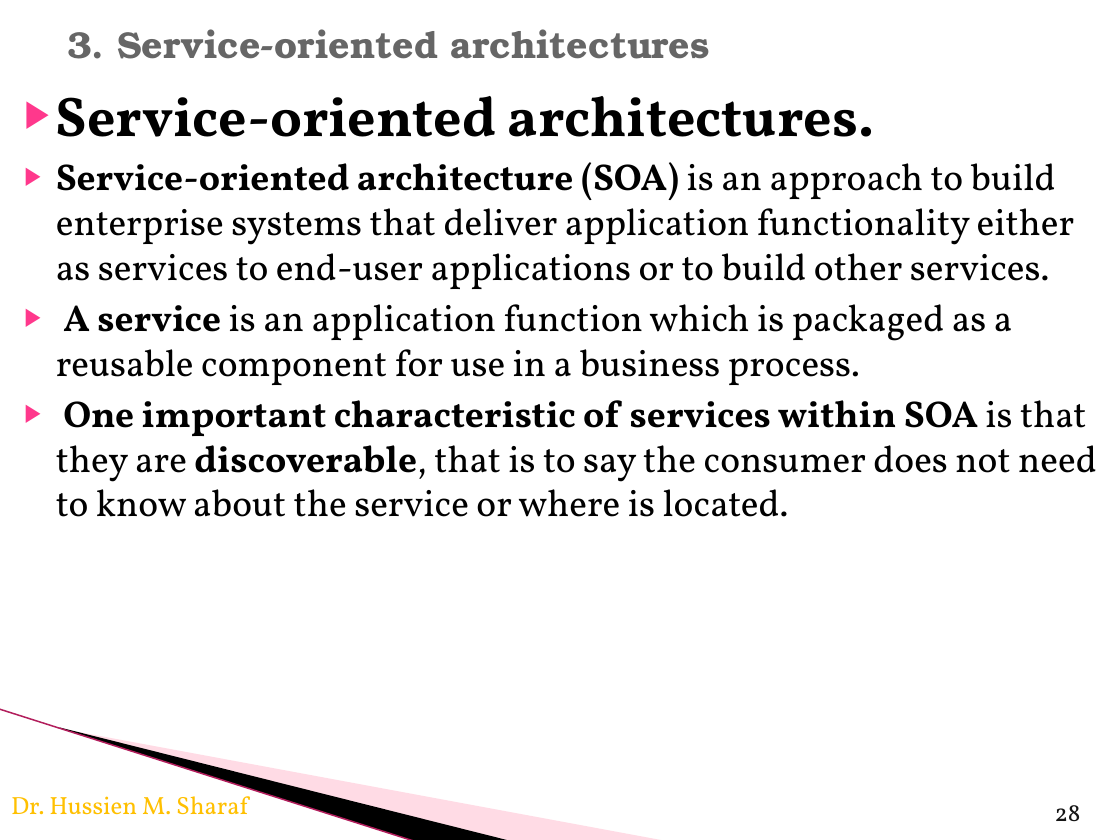
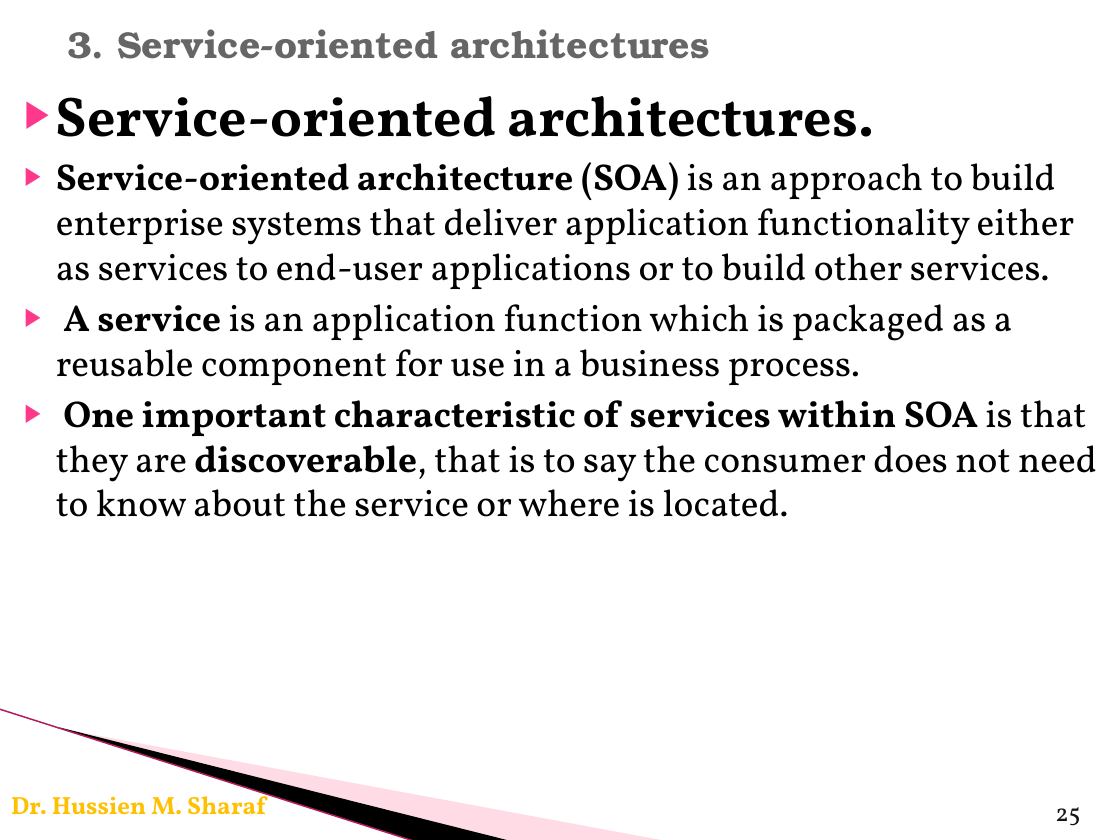
Before and after one commit to KShawki/CU, a slide deck: slide 25 of Security/Hussien-Lectures/Lec3 Securing architecture.pptx (slide 28 before the commit). Drawn at 1120x840 pixels with LibreOffice and Linux fonts; fonts in the diff are those of the drawing; background and template pictures are left out. Boxes give left, top, right and bottom in pixels: in the first picture for what was removed or moved away, otherwise in the second. Text is boxed around its words. In the diff, an @@ line names an element or a change of style, - is before the commit and + after.

```diff
--- a/Security/Hussien-Lectures/Lec3 Securing architecture.pptx
+++ b/Security/Hussien-Lectures/Lec3 Securing architecture.pptx
@@ text "Dr. Hussien M. Sharaf" at <box>11,791,266,815</box>: bold on @@
@@ page number at <box>1055,807,1080,826</box>: text changed @@
-28
+25
```
Also in this commit, not shown: 4 slides removed, 19 other files.
